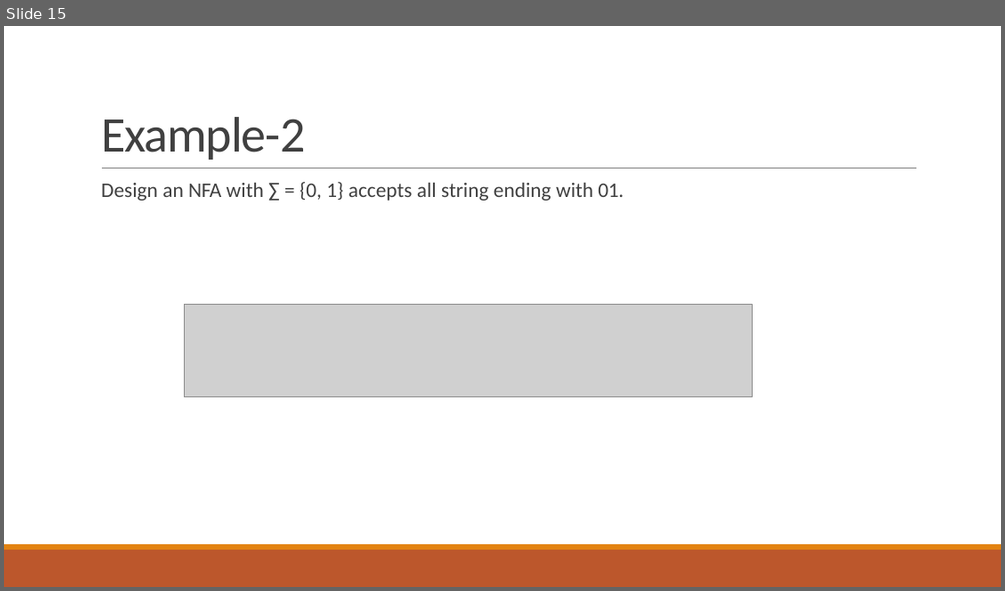
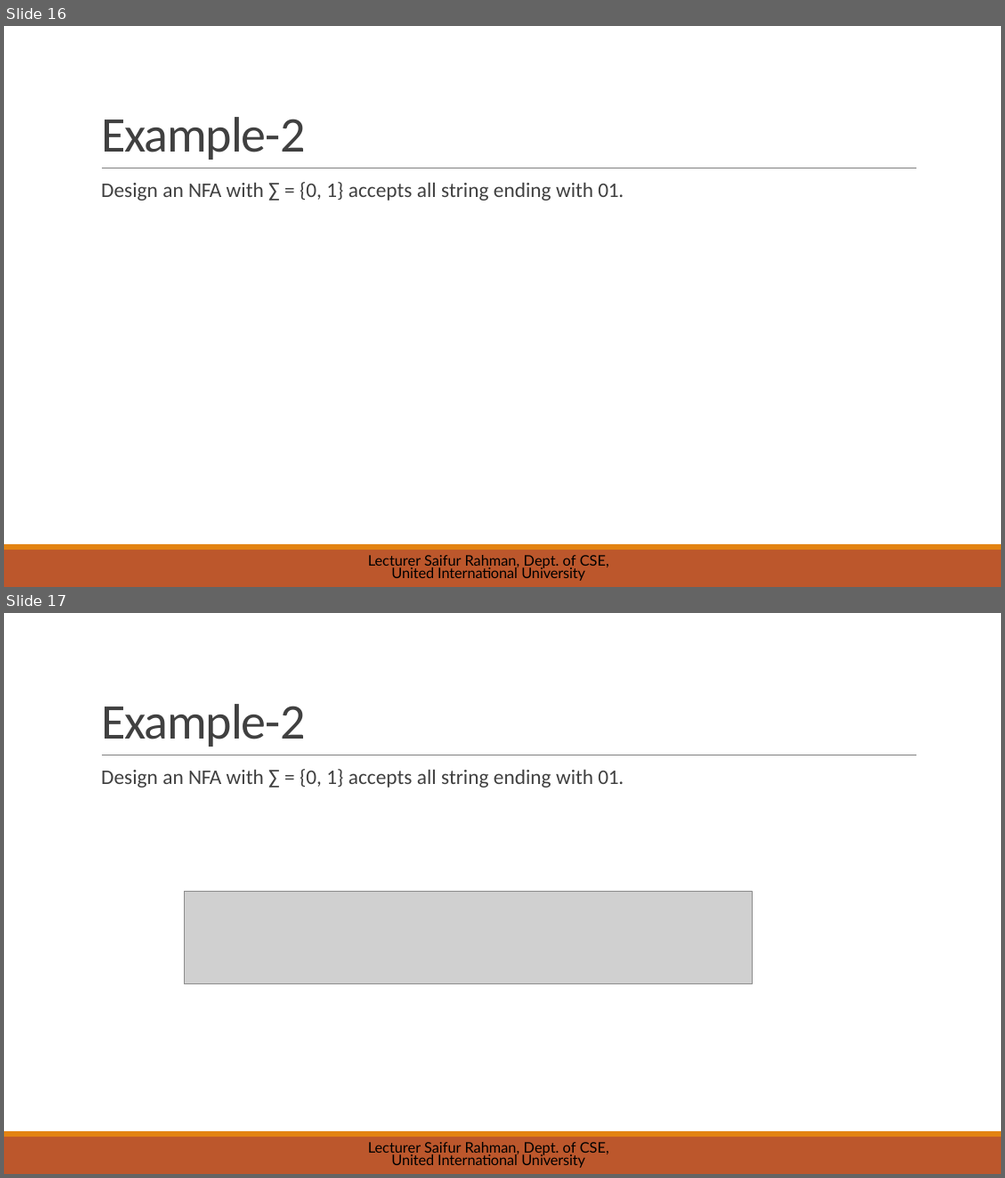
Before and after one commit to saifurrahman1701/UIU-Courses-Materials-, a slide deck: BSCSE/[251] Spring 2025/Theory of Computation_CSE 2233/Slides/06 - NFA.pptx. Shown one above the other, each under a label of ours: slide 15 before the commit, slides 16 and 17 after it. The pictures are 1005x591 and 1005x1178 pixels, drawn with LibreOffice and Linux fonts; fonts in the diff are those of the drawing; grey boxes stand for pictures. Boxes give left, top, right and bottom in pixels: in the first picture for what was removed or moved away, otherwise in the second. Text is boxed around its words. In the diff, an @@ line names an element or a change of style, - is before the commit and + after.

```diff
--- a/BSCSE/[251] Spring 2025/Theory of Computation_CSE 2233/Slides/06 - NFA.pptx
+++ b/BSCSE/[251] Spring 2025/Theory of Computation_CSE 2233/Slides/06 - NFA.pptx
@@ slide 17 added at (x1=4, y1=613, x2=1001, y2=1174), background #FFFFFF; not listed: 3 template elements that a slide beside it also shows @@
@@ title added at (x1=101, y1=704, x2=306, y2=747), 48 pt, text #404040 @@
+Example-2
@@ text added at (x1=101, y1=769, x2=623, y2=787), 20 pt, text #404040 @@
+Design an NFA with ∑ = {0, 1} accepts all string ending with 01.
@@ picture added at (x1=184, y1=891, x2=752, y2=984) @@
@@ text added at (x1=368, y1=1142, x2=609, y2=1167), 14 pt, text #000000 @@
+Lecturer Saifur Rahman, Dept. of CSE, United International University
@@ what was slide 15 is now slide 16 @@
@@ slide 16 changed as well @@
@@ picture removed at (x1=184, y1=304, x2=752, y2=397) @@
@@ text added at (x1=368, y1=555, x2=609, y2=580), 14 pt, text #000000 @@
+Lecturer Saifur Rahman, Dept. of CSE, United International University
```
Also in this commit, not shown: 40 other slides changed, 11 other slides added, 7 slides removed, 9 other files.
